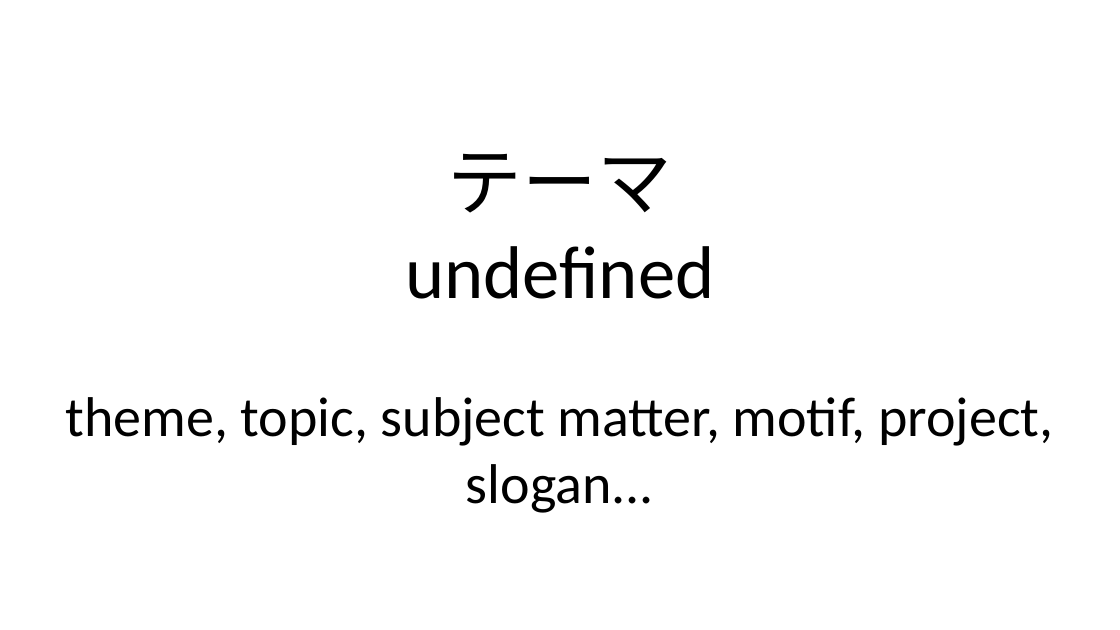
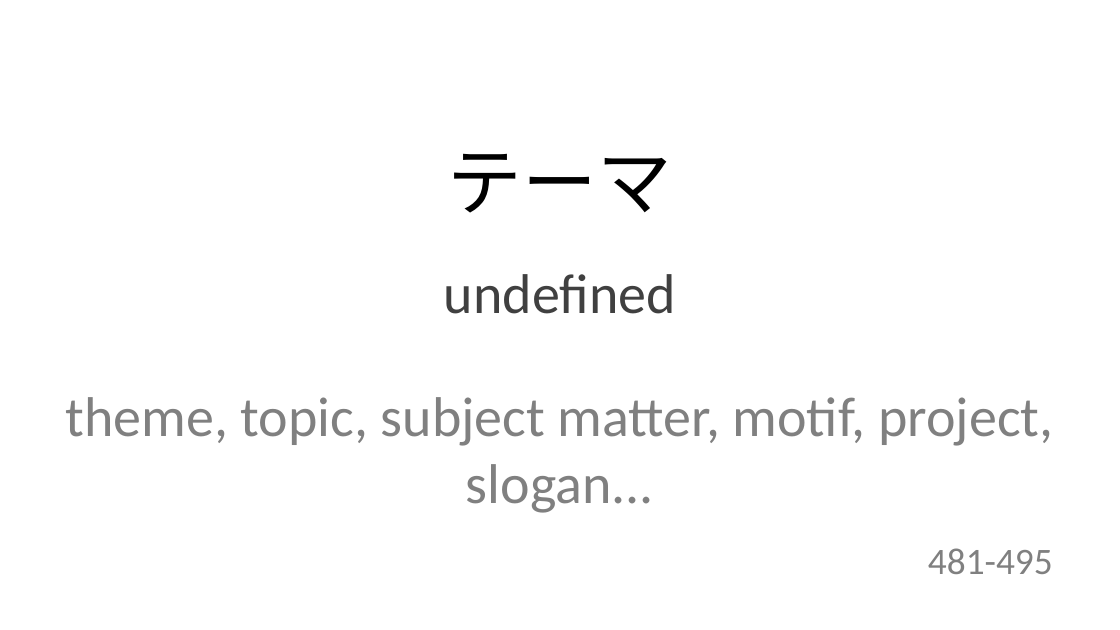
Before and after one commit to ariqRam/ankislide, a slide deck: slide 7 of 10|2-6/2023-10-3/goi-new.pptx. Drawn at 1120x630 pixels with LibreOffice and Linux fonts; fonts in the diff are those of the drawing. Boxes give left, top, right and bottom in pixels: in the first picture for what was removed or moved away, otherwise in the second. Text is boxed around its words. In the diff, an @@ line names an element or a change of style, - is before the commit and + after.

```diff
--- a/10|2-6/2023-10-3/goi-new.pptx
+++ b/10|2-6/2023-10-3/goi-new.pptx
@@ text "テーマ": place and size @@
-text "テーマ" at box(405, 153, 714, 299)
+text "テーマ" at box(448, 153, 672, 213)
@@ text at box(405, 246, 714, 299): paragraph removed @@
-undefined
@@ text added at box(444, 274, 676, 314), 36 pt, text #404040 @@
+undefined
@@ text "theme, topic, subject matter, motif, ..." at box(66, 397, 1053, 513): text colour #000000 to #808080 @@
@@ text "481-495": place and size @@
-text "481-495" at box(0, 560, 896, 630)
+text "481-495" at box(928, 548, 1053, 574)
@@ text "481-495" at box(928, 548, 1053, 574): text colour #000000 to #808080; alignment left to right @@
```
Also in this commit, not shown: 14 other slides changed, 39 other files.
